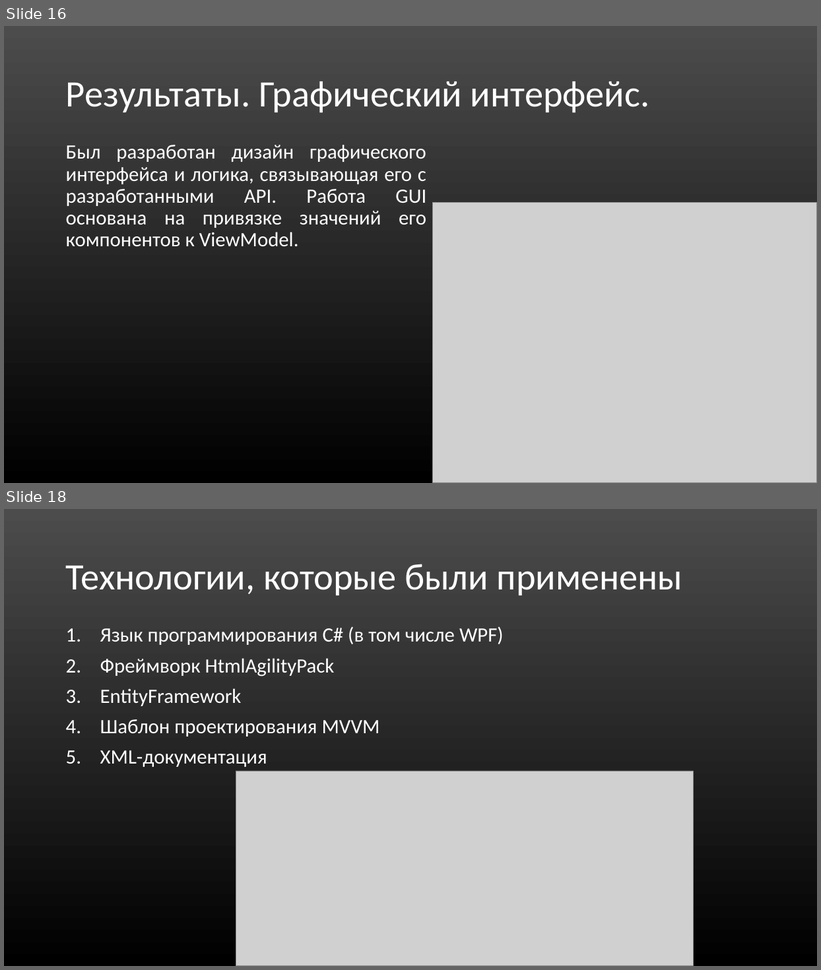
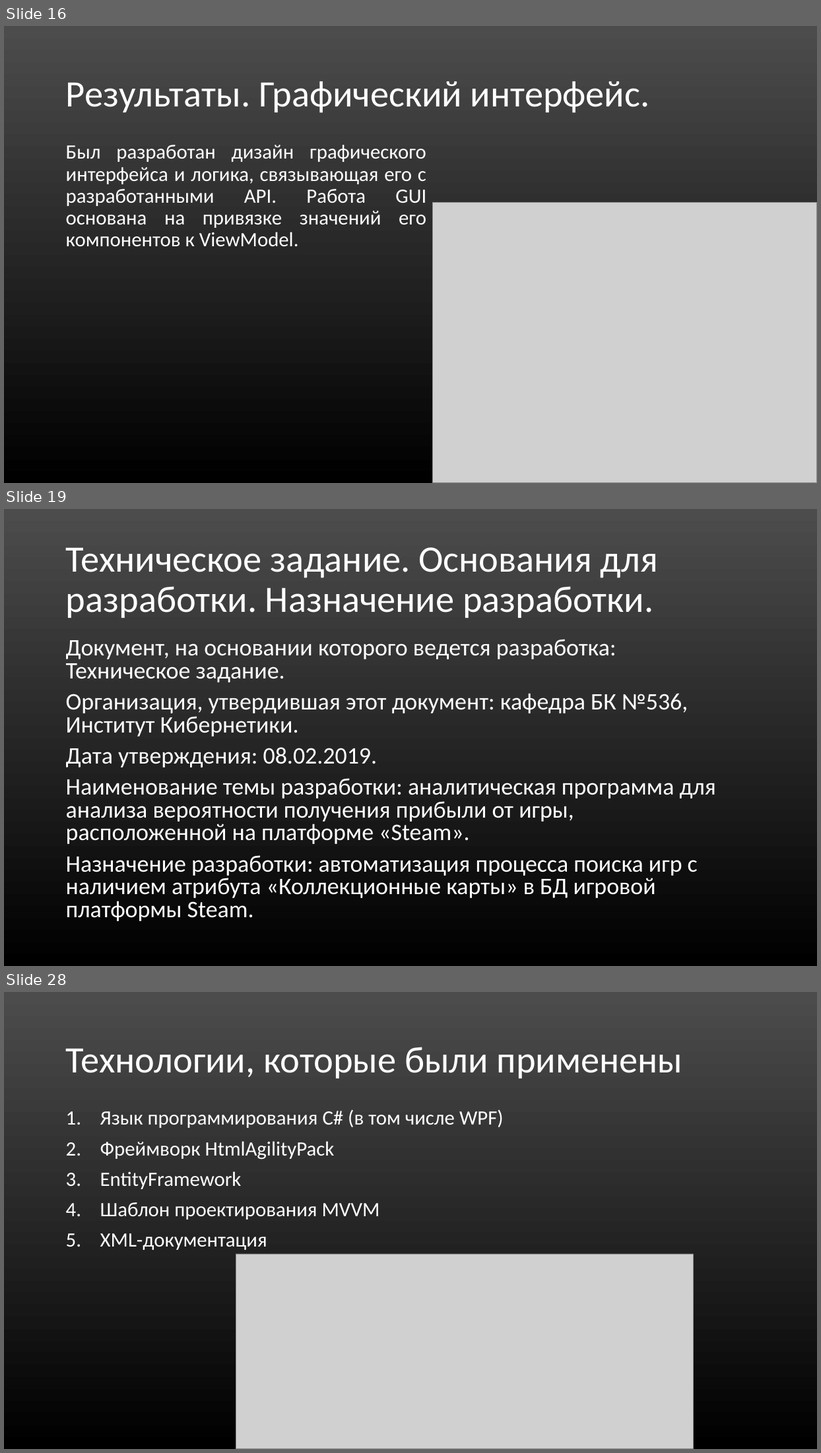
Before and after one commit to Mr-Dm1try/SteamCardsFarmer, a slide deck: Презентация_Помойки.ppt. Shown one above the other, each under a label of ours: slides 16 and 18 before the commit, slides 16, 19 and 28 after it; the slides between them are not shown. The pictures are 821x970 and 821x1453 pixels, drawn with LibreOffice and Linux fonts; fonts in the diff are those of the drawing; grey boxes stand for pictures. Boxes give left, top, right and bottom in pixels: in the first picture for what was removed or moved away, otherwise in the second. Text is boxed around its words. In the diff, an @@ line names an element or a change of style, - is before the commit and + after.

```diff
--- a/Презентация_Помойки.ppt
+++ b/Презентация_Помойки.ppt
@@ slide 19 added at <box>4,509,817,966</box>, background gradient #4C4C4C to #000000 @@
@@ title added at <box>66,547,658,618</box>, 44 pt, text #FFFFFF @@
+Техническое задание. Основания для разработки. Назначение разработки.
@@ text added at <box>66,639,716,921</box>, 28 pt, text #FFFFFF @@
+Документ, на основании которого ведется разработка: Техническое задание.
+Организация, утвердившая этот документ: кафедра БК №536, Институт Кибернетики.
+Дата утверждения: 08.02.2019.
+Наименование темы разработки: аналитическая программа для анализа вероятности получения прибыли от игры, расположенной на платформе «Steam».
+Назначение разработки: автоматизация процесса поиска игр с наличием атрибута «Коллекционные карты» в БД игровой платформы Steam.
@@ what was slide 18 is now slide 28 @@
```
Also in this commit, not shown: 1 slide changed, 9 other slides added, 2 other files.
